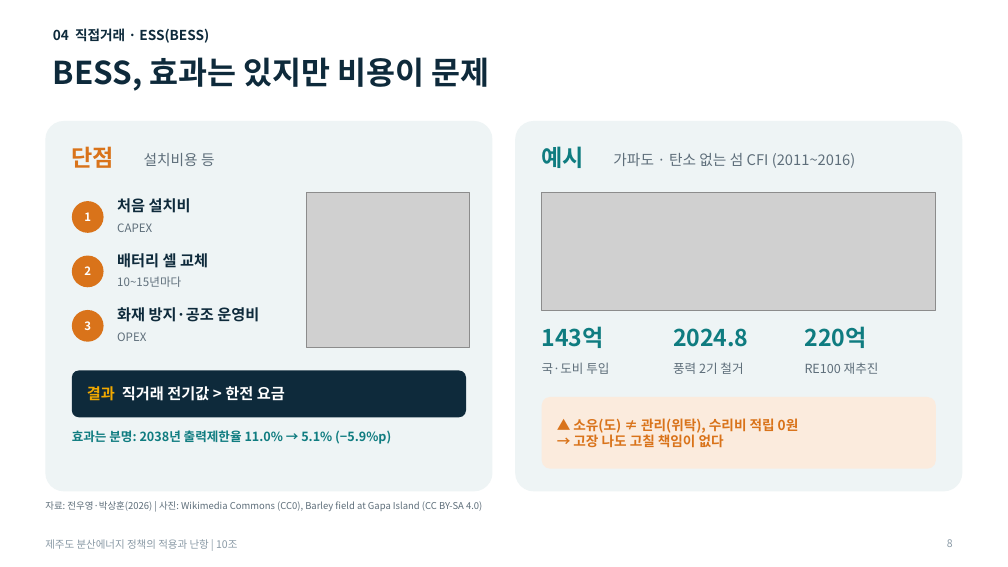
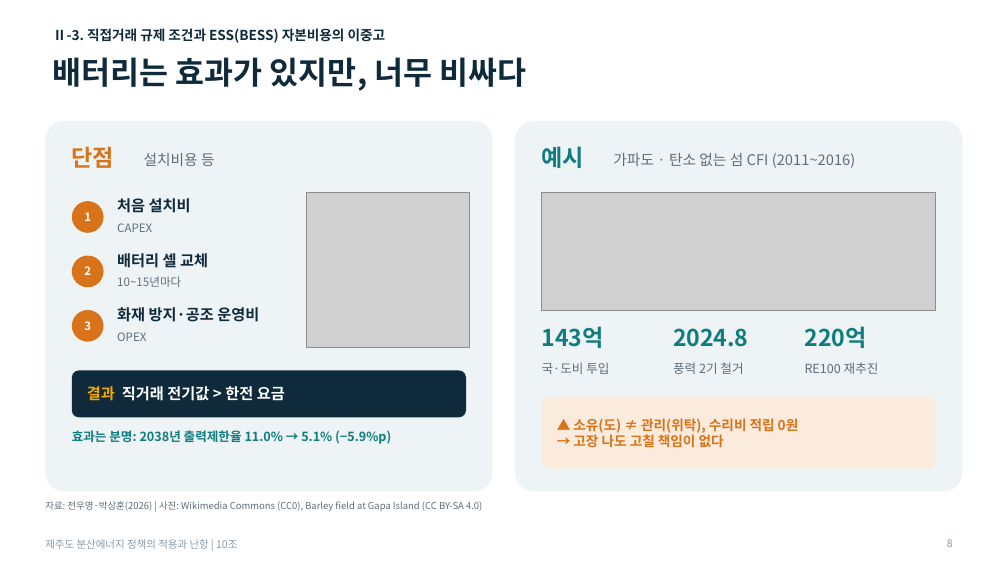
Before and after one commit to a44830300-arch/shaohong, a slide deck: slide 8 of 학업/전기/발표/분산에너지_발표_시안A.pptx. Drawn at 1008x567 pixels with LibreOffice and Linux fonts; fonts in the diff are those of the drawing; grey boxes stand for pictures. Boxes give left, top, right and bottom in pixels: in the first picture for what was removed or moved away, otherwise in the second. Text is boxed around its words. In the diff, an @@ line names an element or a change of style, - is before the commit and + after.

```diff
--- a/학업/전기/발표/분산에너지_발표_시안A.pptx
+++ b/학업/전기/발표/분산에너지_발표_시안A.pptx
@@ text at bbox=[53, 28, 386, 43]: text changed @@
-04 직접거래 · ESS(BESS)
+Ⅱ-3. 직접거래 규제 조건과 ESS(BESS) 자본비용의 이중고
@@ title at bbox=[53, 57, 526, 91]: text changed @@
-BESS, 효과는 있지만 비용이 문제
+배터리는 효과가 있지만, 너무 비싸다
```
Also in this commit, not shown: 10 other slides changed, 1 other file.
